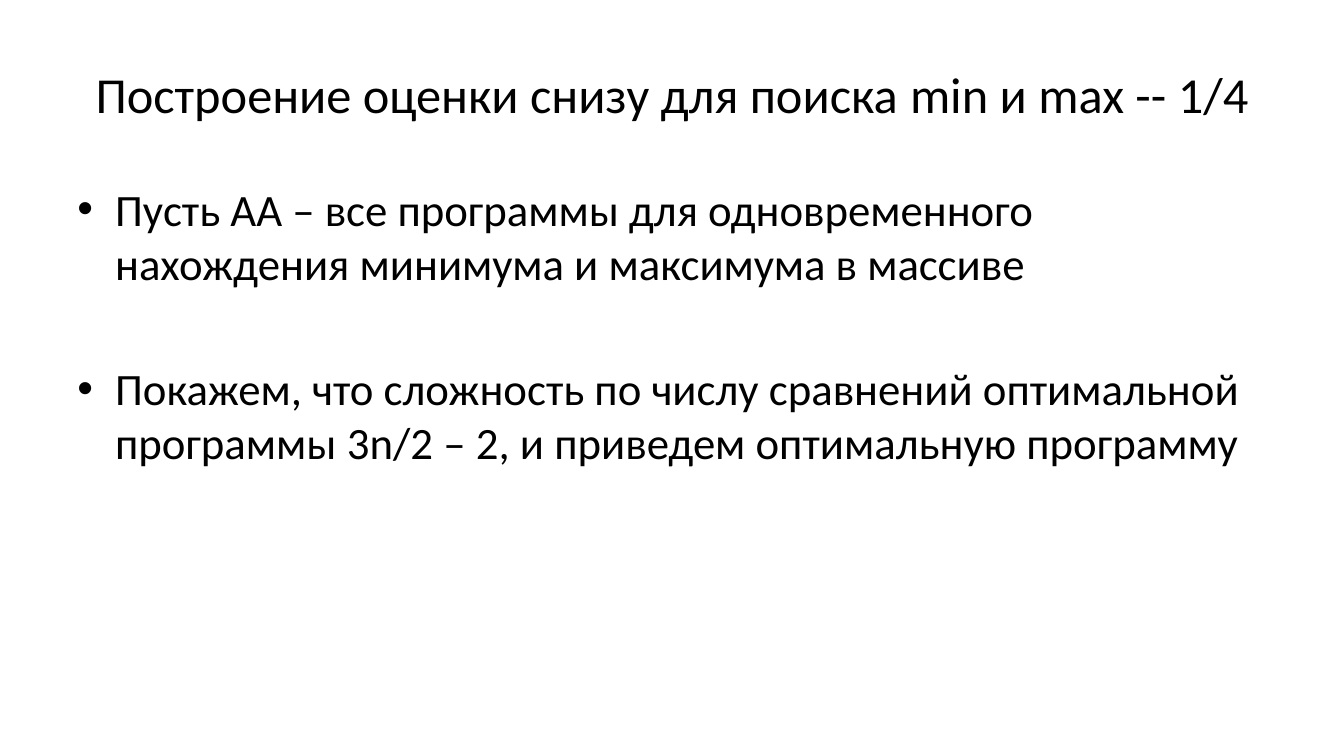
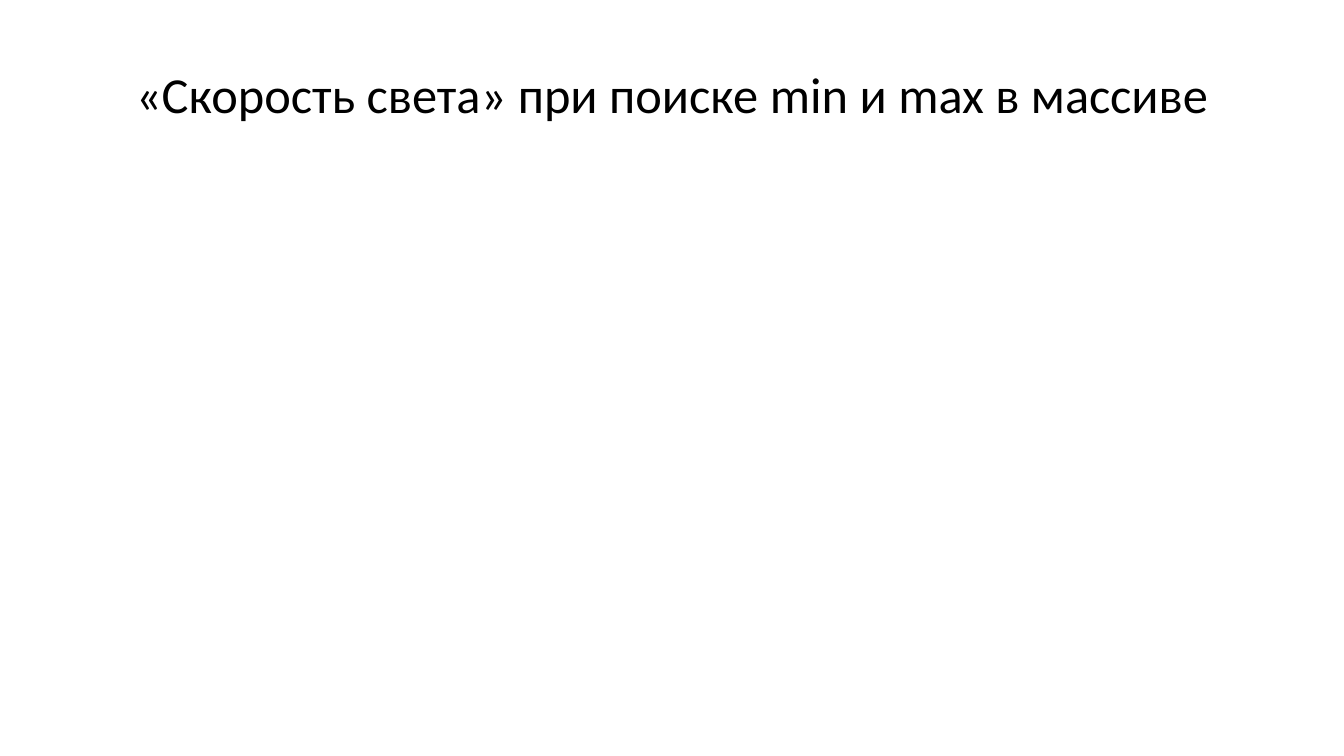
Before and after one commit to Evgueni-Petrov-aka-espetrov/Algorithms-and-Programming-in-C-pptx, a slide deck: slide 116 of 22 Оценка сложности вычислительных алгоритмов.pptx (slide 22 before the commit). Drawn at 1344x756 pixels with LibreOffice and Linux fonts; fonts in the diff are those of the drawing. Boxes give left, top, right and bottom in pixels: in the first picture for what was removed or moved away, otherwise in the second. Text is boxed around its words. In the diff, an @@ line names an element or a change of style, - is before the commit and + after.

```diff
--- a/22 Оценка сложности вычислительных алгоритмов.pptx
+++ b/22 Оценка сложности вычислительных алгоритмов.pptx
@@ title at [136,78,1208,121]: text changed @@
-Построение оценки снизу для поиска min и max -- 1/4
+«Скорость света» при поиске min и max в массиве
@@ text removed at [115,197,1239,467] @@
-• Пусть АА – все программы для одновременного нахождения минимума и максимума в массиве
-• Покажем, что сложность по числу сравнений оптимальной программы 3n/2 – 2, и приведем оптимальную программу
```
Also in this commit, not shown: 23 other slides changed, 112 slides added.
